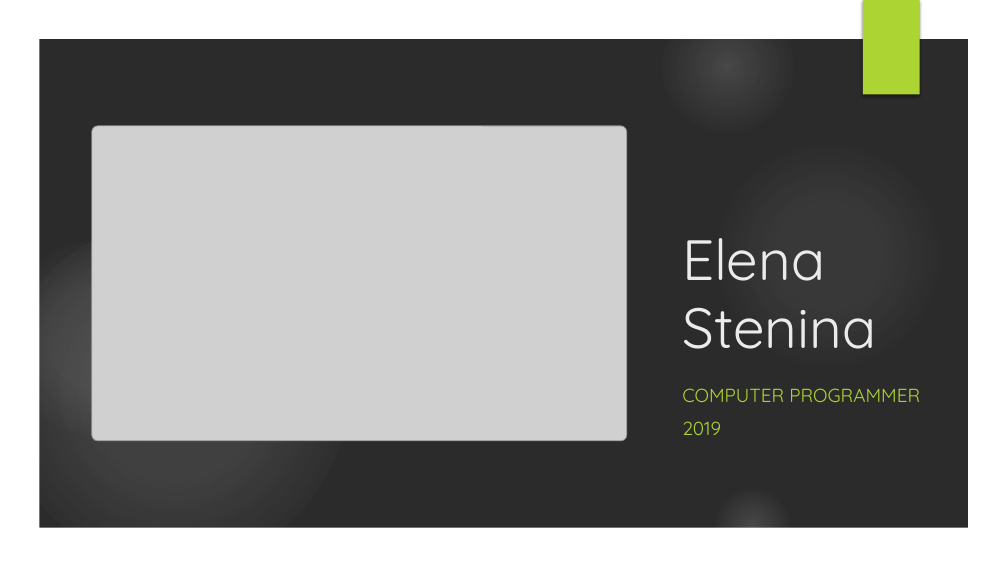
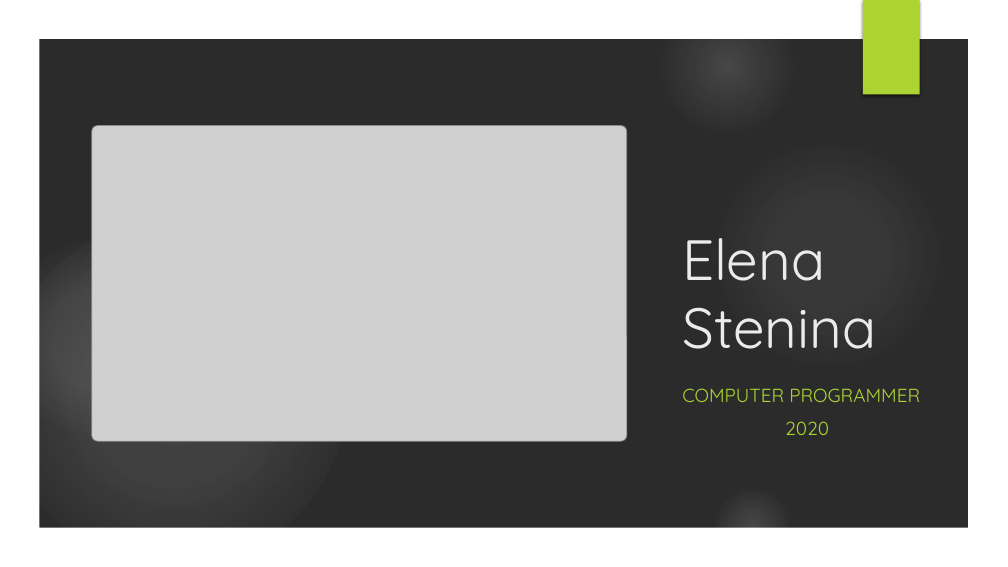
Before and after one commit to elenaStenina/elenaStenina.github.io, a slide deck: slide 1 of pdf/Elena Stenina presentation.pptx. Drawn at 1008x567 pixels with LibreOffice and Linux fonts; fonts in the diff are those of the drawing; grey boxes stand for pictures; background and template pictures are left out; a plain dark background stands for a picture behind light text. Boxes give left, top, right and bottom in pixels: in the first picture for what was removed or moved away, otherwise in the second. Text is boxed around its words. In the diff, an @@ line names an element or a change of style, - is before the commit and + after.

```diff
--- a/pdf/Elena Stenina presentation.pptx
+++ b/pdf/Elena Stenina presentation.pptx
@@ subtitle at [785,421,829,435]: text changed @@
-2019
+2020
```
Also in this commit, not shown: 2 other slides changed.
